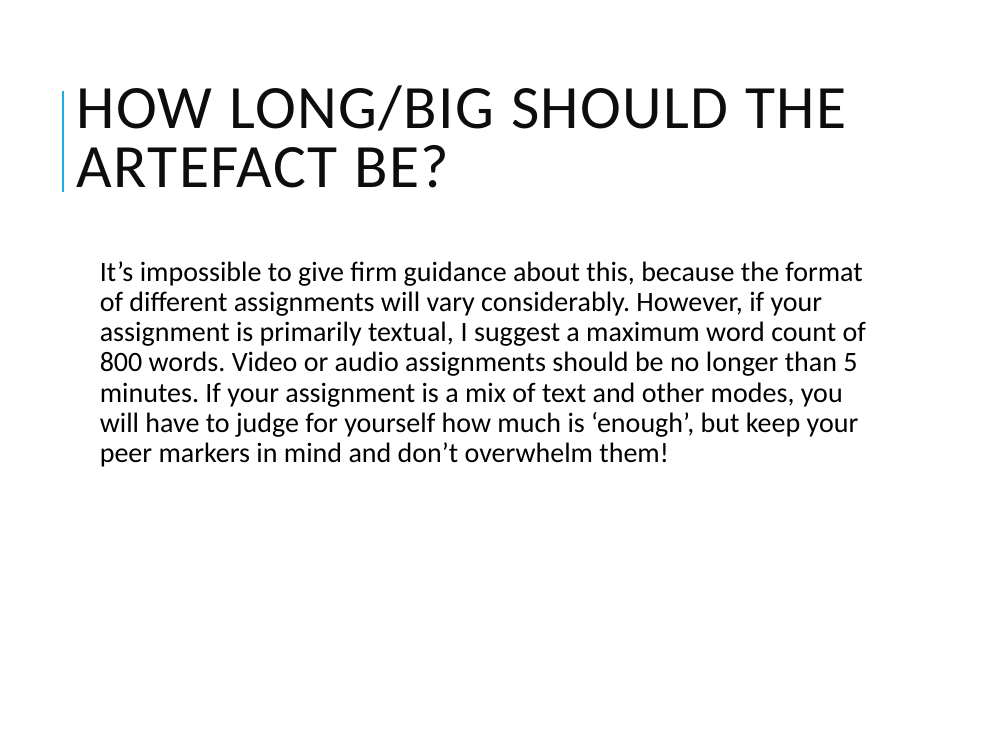
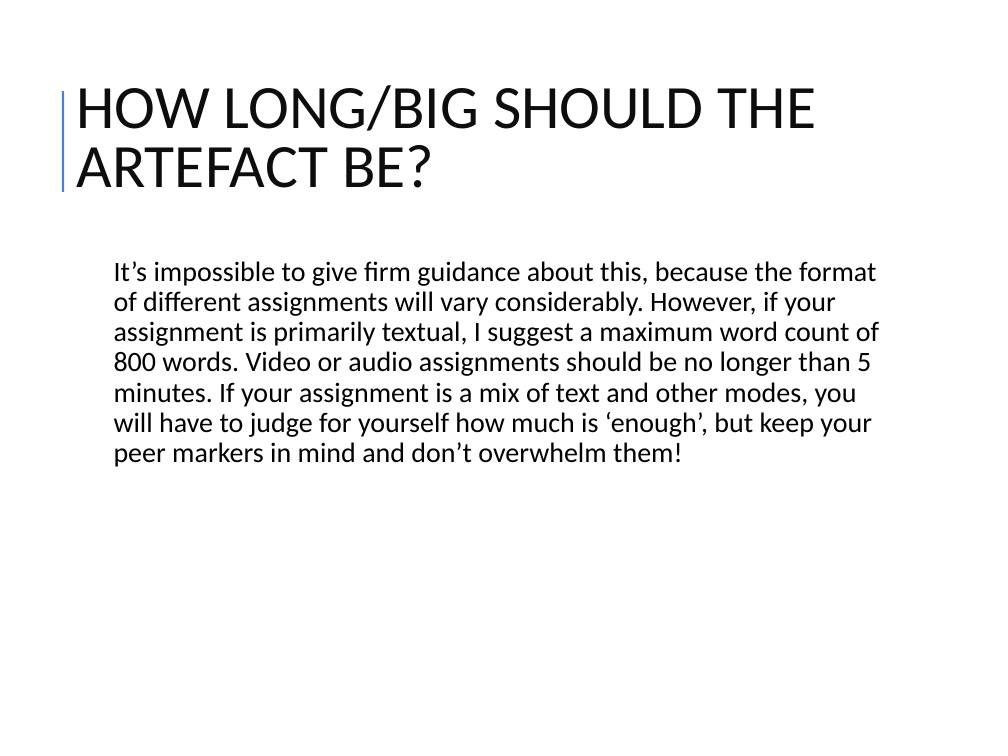
Before and after one commit to ettoreboy/forgetme, a slide deck: slide 5 of The final assignement.pptx. Drawn at 1008x756 pixels with LibreOffice and Linux fonts; fonts in the diff are those of the drawing. Boxes give left, top, right and bottom in pixels: in the first picture for what was removed or moved away, otherwise in the second. Text is boxed around its words. In the diff, an @@ line names an element or a change of style, - is before the commit and + after.

```diff
--- a/The final assignement.pptx
+++ b/The final assignement.pptx
@@ text "HOW LONG/BIG SHOULD THE ARTEFACT ..." at (76, 85, 816, 188): letter spacing 1 to 0 pt @@
@@ line (62, 192) - (62, 91): stroke #1CADE4 1.5 pt to #4F81BD 1.5 pt @@
@@ text "It’s impossible to give firm ..." at (114, 261, 879, 467): indent changed; less space between paragraphs @@
```
Also in this commit, not shown: 9 other slides changed, 5 other files.
